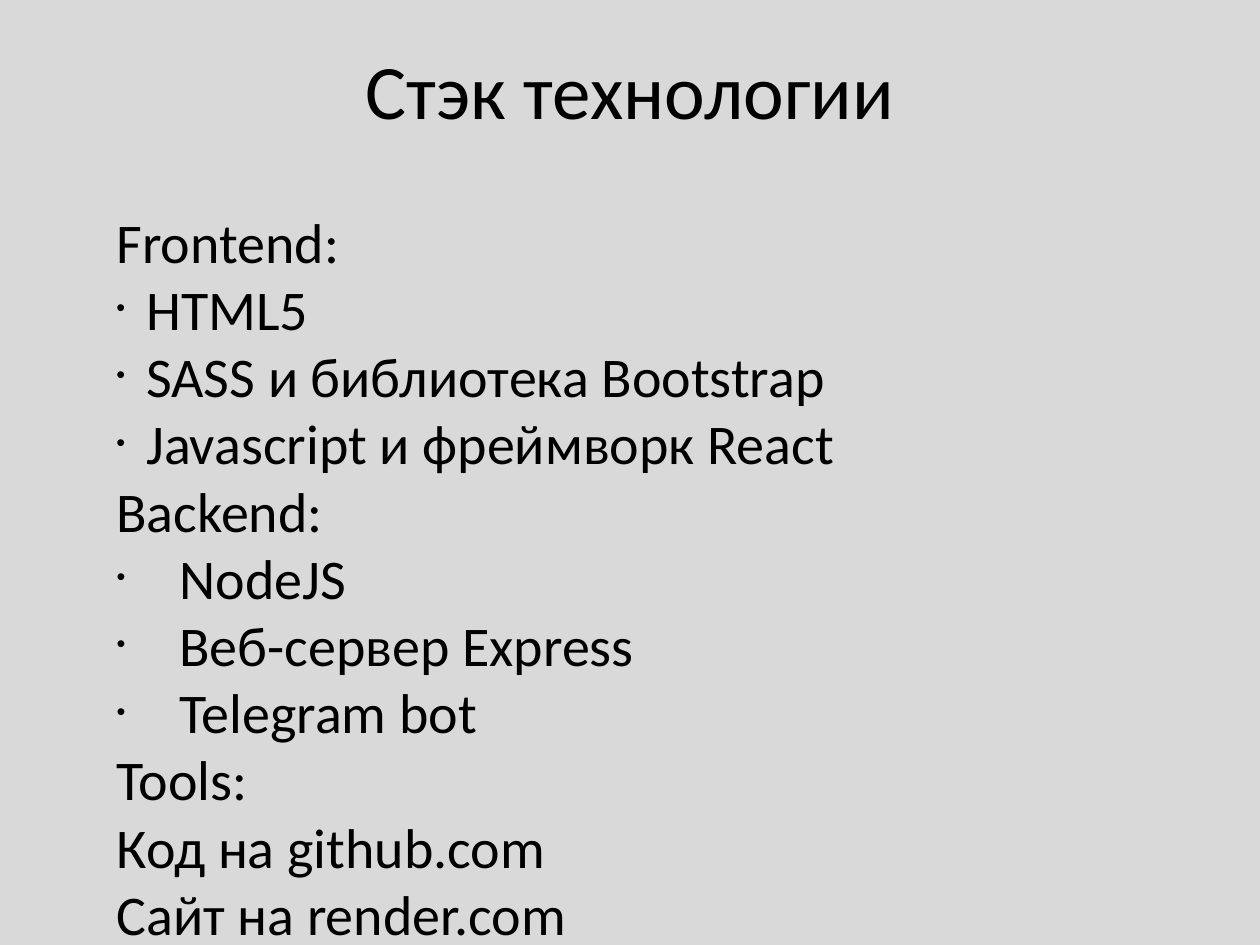
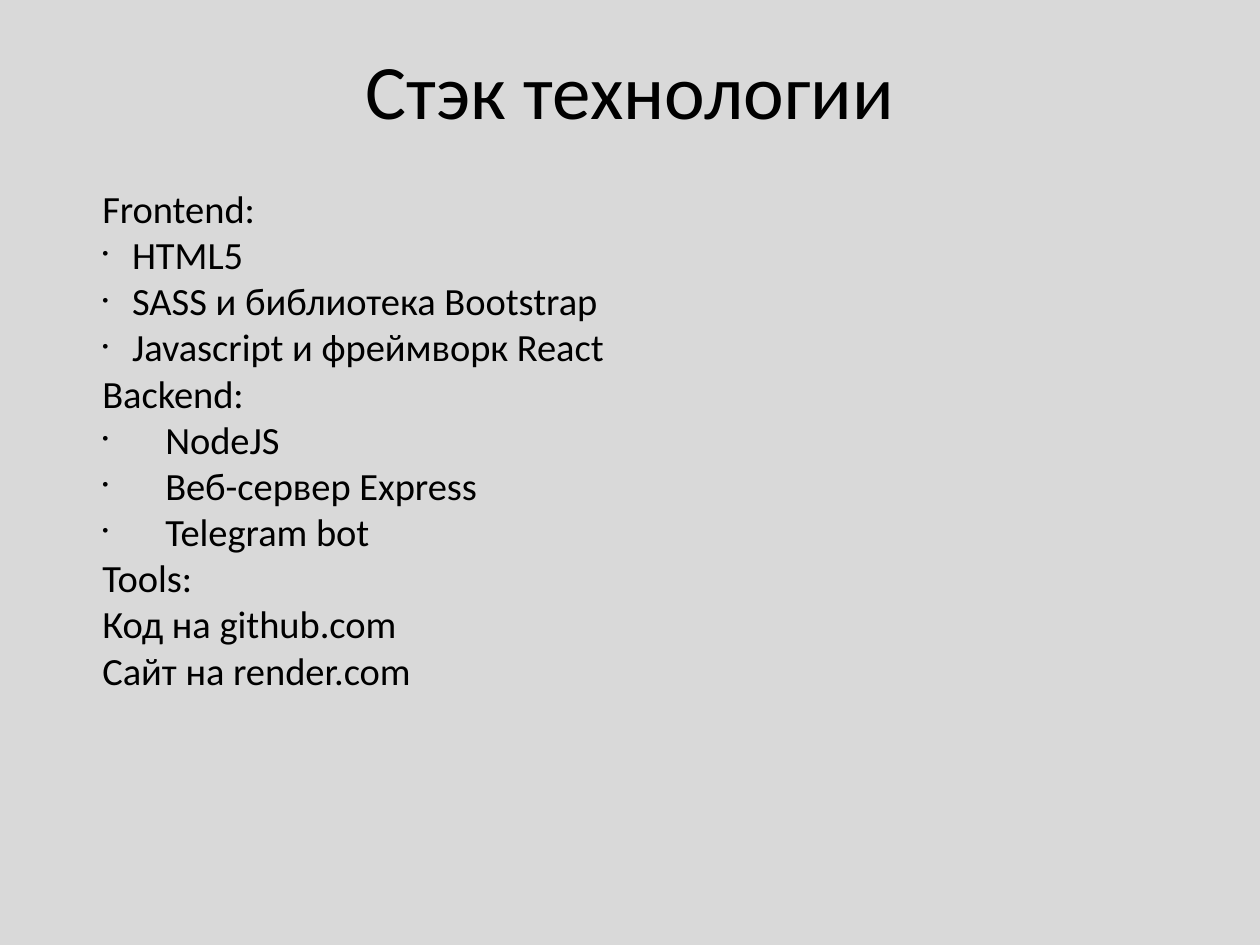
Before and after one commit to Camber62/Diplom, a slide deck: slide 3 of Дипломный проект Захаркин А.В..odp. Drawn at 1260x945 pixels with LibreOffice and Linux fonts; fonts in the diff are those of the drawing. Boxes give left, top, right and bottom in pixels: in the first picture for what was removed or moved away, otherwise in the second. Text is boxed around its words. In the diff, an @@ line names an element or a change of style, - is before the commit and + after.

```diff
--- a/Дипломный проект Захаркин А.В..odp
+++ b/Дипломный проект Захаркин А.В..odp
@@ text "Frontend:": place and size @@
-text "Frontend:" at [116, 224, 833, 936]
+text "Frontend:" at [102, 196, 604, 686]
@@ text "Frontend:" at [102, 196, 604, 686]: size 32 to 22 pt @@
```
Also in this commit, not shown: 1 other slide changed, 8 other files.
